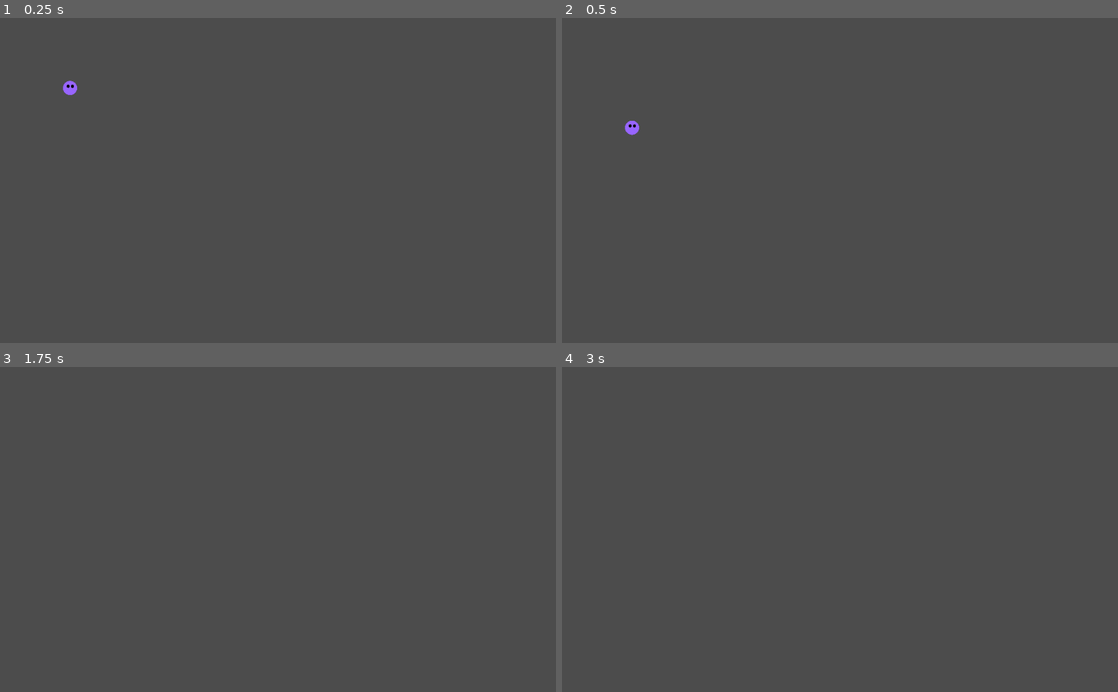
Above: before the commit, frames 1-4 (two rows, left to right).
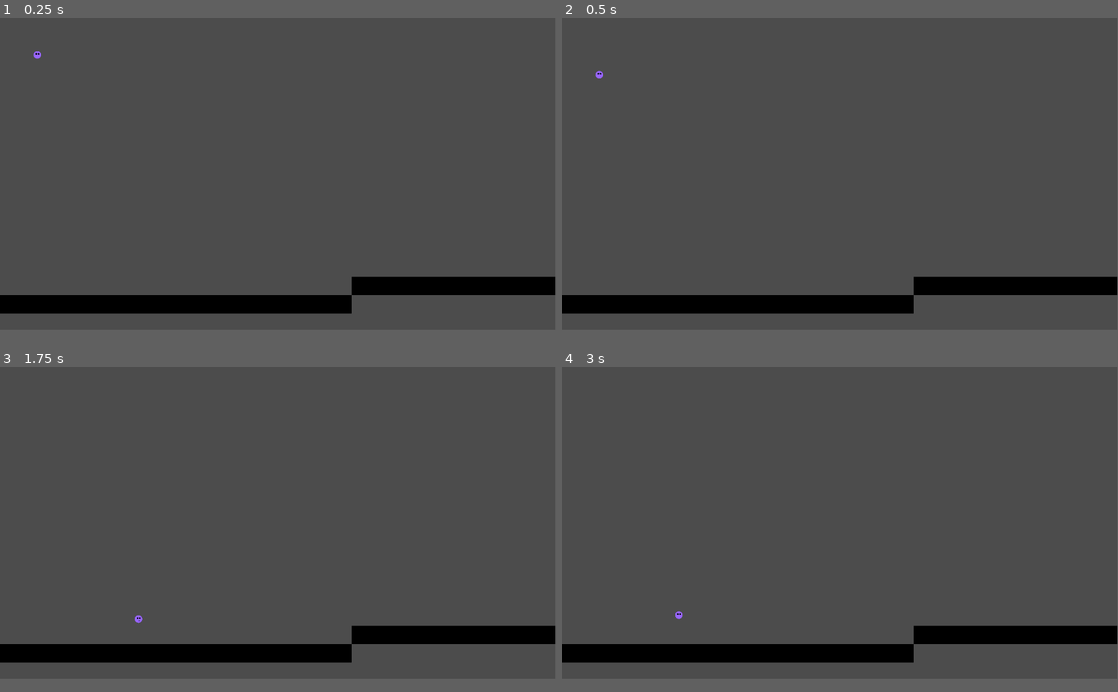
Above: after the commit, the same moments.

Repository: JL23-1/gettogren2
Game: Godot game, scene res://Main.tscn
Two runs of this game, one before a commit and one after it. Both use one fixed random seed, a clock stepped at 60 frames per second and the inputs below.
Inputs:
- Up to frame 1 (0.25 s): no input
- Up to frame 2 (0.5 s): no input
- Up to frame 3 (1.75 s): hold Up (jump) 0.53-1.28 s; hold Right (move_right) from 0.53 s (still down); tap Up (jump) at 1.35, 1.52 s
- Up to frame 4 (3 s): tap Up (jump) at 1.82, 2.85 s; tap Enter at 2 s; release Right (move_right) at 2.03 s; hold Left (move_left) 2.03-2.78 s; hold Up (jump) 2.03-2.78 s; hold Right (move_right) from 2.78 s (still down)
In our replay, the window is 800x468 before the commit and 799x449 after it. These sizes can differ from the game's own. Grey fills any space a smaller window leaves; there, only what the larger window draws over its background counts as a difference.

The runs differ from the first frame. In frame 1, 5.9% of the frame differs, in the area x 0-100%, y 10-92%; in frame 2, 5.9%; in frame 3, 5.8%; in frame 4, 5.8%.

Commit message:
Add files via upload

Diff:
--- a/Main.tscn
+++ b/Main.tscn
@@ -1,8 +1,40 @@
-[gd_scene load_steps=2 format=2]
+[gd_scene load_steps=5 format=2]
 
 [ext_resource path="res://Player.tscn" type="PackedScene" id=1]
+[ext_resource path="res://black-square.jpg" type="Texture" id=2]
+
+[sub_resource type="ConvexPolygonShape2D" id=1]
+points = PoolVector2Array( 64, 64, 0, 64, 0, 0, 64, 0 )
+
+[sub_resource type="TileSet" id=2]
+0/name = "black-square.jpg 0"
+0/texture = ExtResource( 2 )
+0/tex_offset = Vector2( 0, 0 )
+0/modulate = Color( 1, 1, 1, 1 )
+0/region = Rect2( 96, 352, 64, 64 )
+0/tile_mode = 0
+0/occluder_offset = Vector2( 0, 0 )
+0/navigation_offset = Vector2( 0, 0 )
+0/shape_offset = Vector2( 0, 0 )
+0/shape_transform = Transform2D( 1, 0, 0, 1, 0, 0 )
+0/shape = SubResource( 1 )
+0/shape_one_way = false
+0/shape_one_way_margin = 1.0
+0/shapes = [ {
+"autotile_coord": Vector2( 0, 0 ),
+"one_way": false,
+"one_way_margin": 1.0,
+"shape": SubResource( 1 ),
+"shape_transform": Transform2D( 1, 0, 0, 1, 0, 0 )
+} ]
+0/z_index = 0
 
 [node name="Main" type="Node2D"]
 
 [node name="Player" parent="." instance=ExtResource( 1 )]
 position = Vector2( 129, 106 )
+
+[node name="TileMap" type="TileMap" parent="."]
+tile_set = SubResource( 2 )
+format = 1
+tile_data = PoolIntArray( 65535, 0, 0, 30, 0, 0, 131071, 0, 0, 65566, 0, 0, 196607, 0, 0, 131102, 0, 0, 262143, 0, 0, 196638, 0, 0, 327679, 0, 0, 262174, 0, 0, 393215, 0, 0, 327710, 0, 0, 458751, 0, 0, 393246, 0, 0, 524287, 0, 0, 458782, 0, 0, 589823, 0, 0, 524318, 0, 0, 655359, 0, 0, 589854, 0, 0, 720895, 0, 0, 655390, 0, 0, 786431, 0, 0, 720926, 0, 0, 851967, 0, 0, 786462, 0, 0, 917503, 0, 0, 851998, 0, 0, 983039, 0, 0, 917523, 0, 0, 917524, 0, 0, 917525, 0, 0, 917526, 0, 0, 917527, 0, 0, 917528, 0, 0, 917529, 0, 0, 917530, 0, 0, 917531, 0, 0, 917532, 0, 0, 917533, 0, 0, 1048575, 0, 0, 983040, 0, 0, 983041, 0, 0, 983042, 0, 0, 983043, 0, 0, 983044, 0, 0, 983045, 0, 0, 983046, 0, 0, 983047, 0, 0, 983048, 0, 0, 983049, 0, 0, 983050, 0, 0, 983051, 0, 0, 983052, 0, 0, 983053, 0, 0, 983054, 0, 0, 983055, 0, 0, 983056, 0, 0, 983057, 0, 0, 983058, 0, 0 )
--- a/Player.gd
+++ b/Player.gd
@@ -1,10 +1,12 @@
 extends KinematicBody2D
 # physics
-var speed : int = 200
-var jumpForce : int = 300
-var gravity : int = 800
+var accel : int = 100
+var max_speed : int = 300
+var jumpForce : int = 450
+var gravity : int = 750
 var vel : Vector2 = Vector2()
 var grounded : bool = false
+var jumps : int
 # components
 onready var sprite = $Sprite
 
@@ -22,17 +24,25 @@
 #	pass
 
 func _physics_process (delta):
-	# reset horizontal velocity
-	vel.x = 0
+	vel = move_and_slide(vel, Vector2.UP)
 	# movement inputs
-	if Input.is_action_pressed("move_left"):
-		vel.x -= speed
 	if Input.is_action_pressed("move_right"):
-		vel.x += speed
-	# applying the velocity
-	vel = move_and_slide(vel, Vector2.UP)
+		vel.x = min(vel.x+accel, max_speed)
+	elif Input.is_action_pressed("move_left"):
+		vel.x = max(vel.x-accel, -max_speed)
+	else:
+		 vel.x = lerp(vel.x, 0, 0.2)
 	# gravity
 	vel.y += gravity * delta
 	# jump input
-	if Input.is_action_pressed("jump") and is_on_floor():
+	if is_on_floor():
+		jumps = 1
+	if Input.is_action_pressed("jump") and jumps > 0:
+		jumps -= 1
 		vel.y -= jumpForce
+	if is_on_wall() and Input.is_action_pressed("move_left") and Input.is_action_just_pressed("jump"):
+		vel.y -= jumpForce
+		vel.x = 500
+	elif is_on_wall() and Input.is_action_pressed("move_left") and Input.is_action_just_pressed("jump"):
+		vel.y -= jumpForce
+		vel.x = -500
--- a/Tile.tscn
+++ b/Tile.tscn
@@ -1,9 +1,16 @@
-[gd_scene load_steps=2 format=2]
+[gd_scene load_steps=3 format=2]
+
+[ext_resource path="res://black-square.jpg" type="Texture" id=1]
 
 [sub_resource type="RectangleShape2D" id=1]
 extents = Vector2( 32, 32 )
 
 [node name="Tile" type="StaticBody2D"]
 
+[node name="Sprite" type="Sprite" parent="."]
+position = Vector2( -4.23193e-06, -3.57628e-07 )
+scale = Vector2( 0.0592593, 0.0592593 )
+texture = ExtResource( 1 )
+
 [node name="CollisionShape2D" type="CollisionShape2D" parent="."]
 shape = SubResource( 1 )
--- a/project.godot
+++ b/project.godot
@@ -13,6 +13,13 @@
 config/name="New Game Project"
 run/main_scene="res://Main.tscn"
 config/icon="res://icon.png"
+
+[display]
+
+window/size/width=1920
+window/size/height=1080
+window/size/resizable=false
+window/size/fullscreen=true
 
 [gui]
 
Binary file added: black-square.jpg
Not shown, added: black-square.jpg.import
